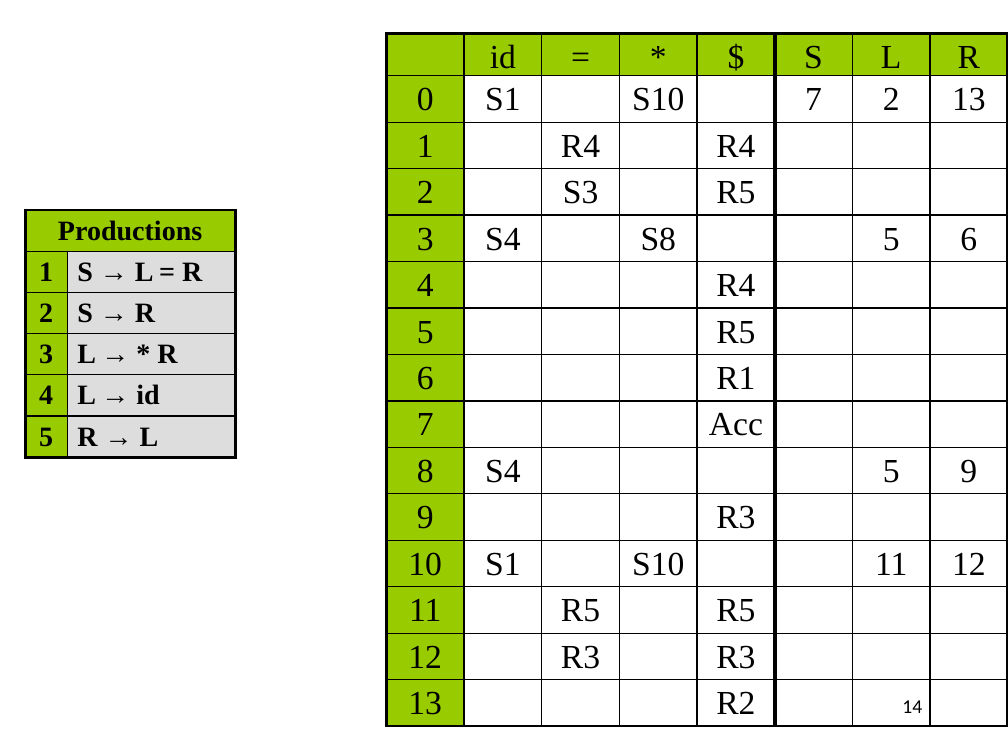
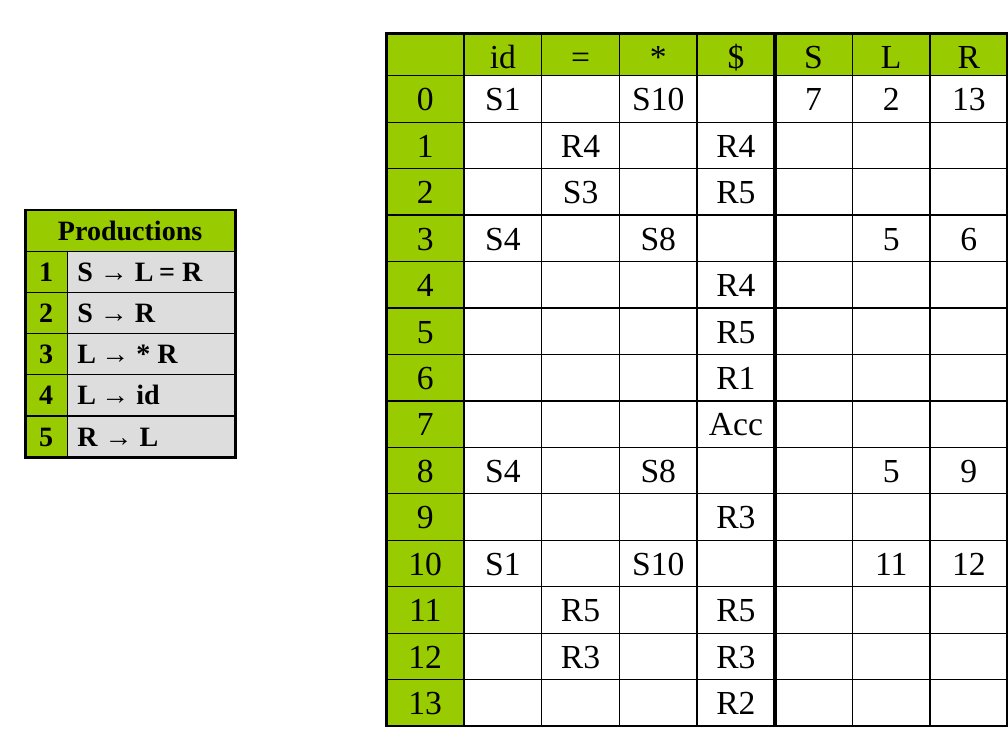
Before and after one commit to anoopsarkar/compilers-class, a slide deck: slide 14 of assets/ppt/parsing/lr4-lr_1-parsing.pptx. Drawn at 1008x756 pixels with LibreOffice and Linux fonts; fonts in the diff are those of the drawing. Boxes give left, top, right and bottom in pixels: in the first picture for what was removed or moved away, otherwise in the second. Text is boxed around its words. In the diff, an @@ line names an element or a change of style, - is before the commit and + after.

```diff
--- a/assets/ppt/parsing/lr4-lr_1-parsing.pptx
+++ b/assets/ppt/parsing/lr4-lr_1-parsing.pptx
@@ table at bbox=[386, 33, 1007, 729] @@
-row 10, column 4: 
+row 10, column 4: S8
@@ page number removed at bbox=[902, 700, 922, 713] @@
-14
```
Also in this commit, not shown: 3 other files.
